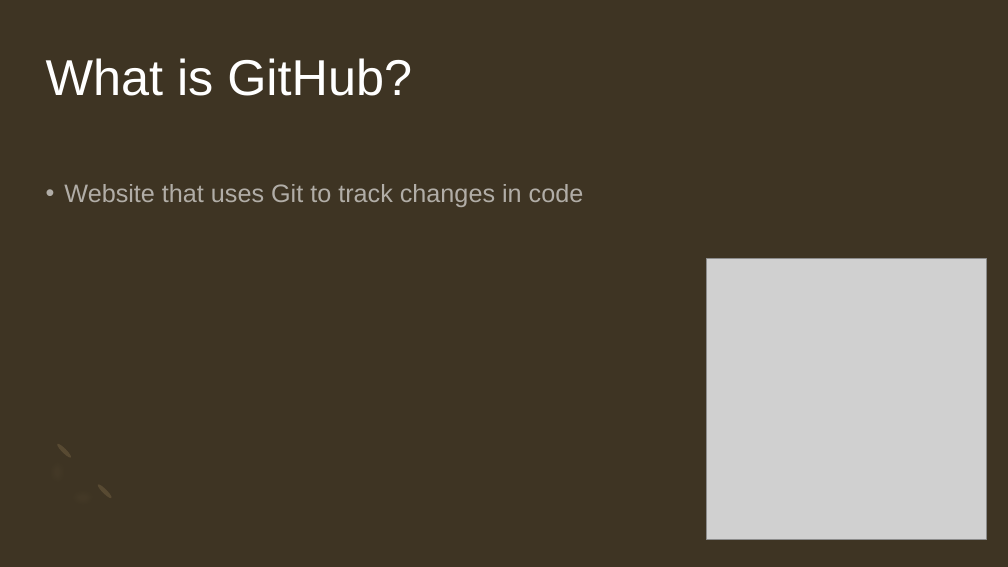
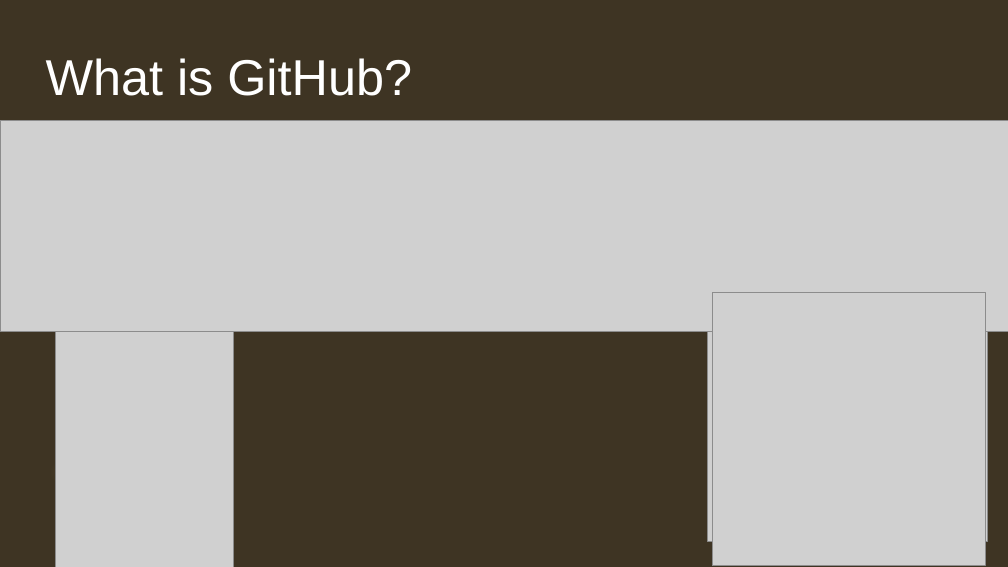
Before and after one commit to JoanneStasiak/JupyterNotebook, a slide deck: slide 2 of Github and jupyter.pptx. Drawn at 1008x567 pixels with LibreOffice and Linux fonts; fonts in the diff are those of the drawing; grey boxes stand for pictures. Boxes give left, top, right and bottom in pixels: in the first picture for what was removed or moved away, otherwise in the second. Text is boxed around its words. In the diff, an @@ line names an element or a change of style, - is before the commit and + after.

```diff
--- a/Github and jupyter.pptx
+++ b/Github and jupyter.pptx
@@ picture added at box(0, 121, 1008, 332) @@
@@ text removed at box(64, 184, 584, 207) @@
-• Website that uses Git to track changes in code
@@ picture added at box(712, 293, 985, 566) @@
@@ picture added at box(55, 331, 234, 567) @@
@@ ellipse removed at box(96, 483, 113, 500) @@
```
Also in this commit, not shown: 5 other slides changed, 3 slides added, 1 slide removed.
